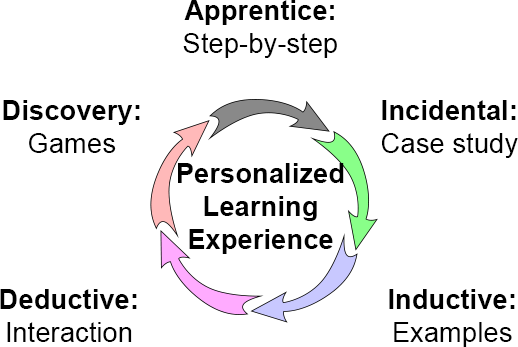
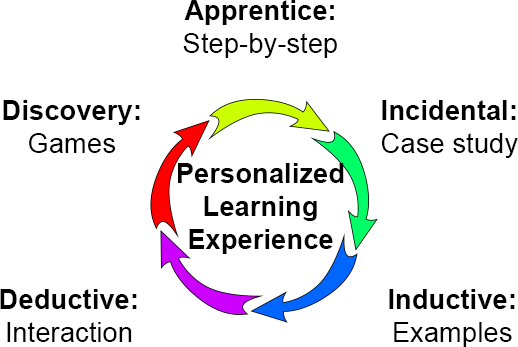
Layer changes from the first 518px x 347px image to the second:
added group "arrows 5 d" with 5 layers above "arrows 3 c" over box(151, 99, 376, 322)
added layer "dis" (1st of 3, in "arrows 5 d") in group "arrows 5 d" over box(151, 121, 209, 238)
added layer "ded" (2nd of 6, in "arrows 5 d") in group "arrows 5 d" over box(161, 230, 263, 315)
added layer "ind" (1st of 3, in "arrows 5 d") in group "arrows 5 d" over box(250, 233, 358, 322)
added layer "inc" (2nd of 6, in "arrows 5 d") in group "arrows 5 d" over box(315, 132, 376, 251)
added layer "app" (2nd of 6, in "arrows 5 d") in group "arrows 5 d" over box(208, 99, 328, 140)
hid group "arrows 5" (5 layers) over box(151, 99, 376, 322)
